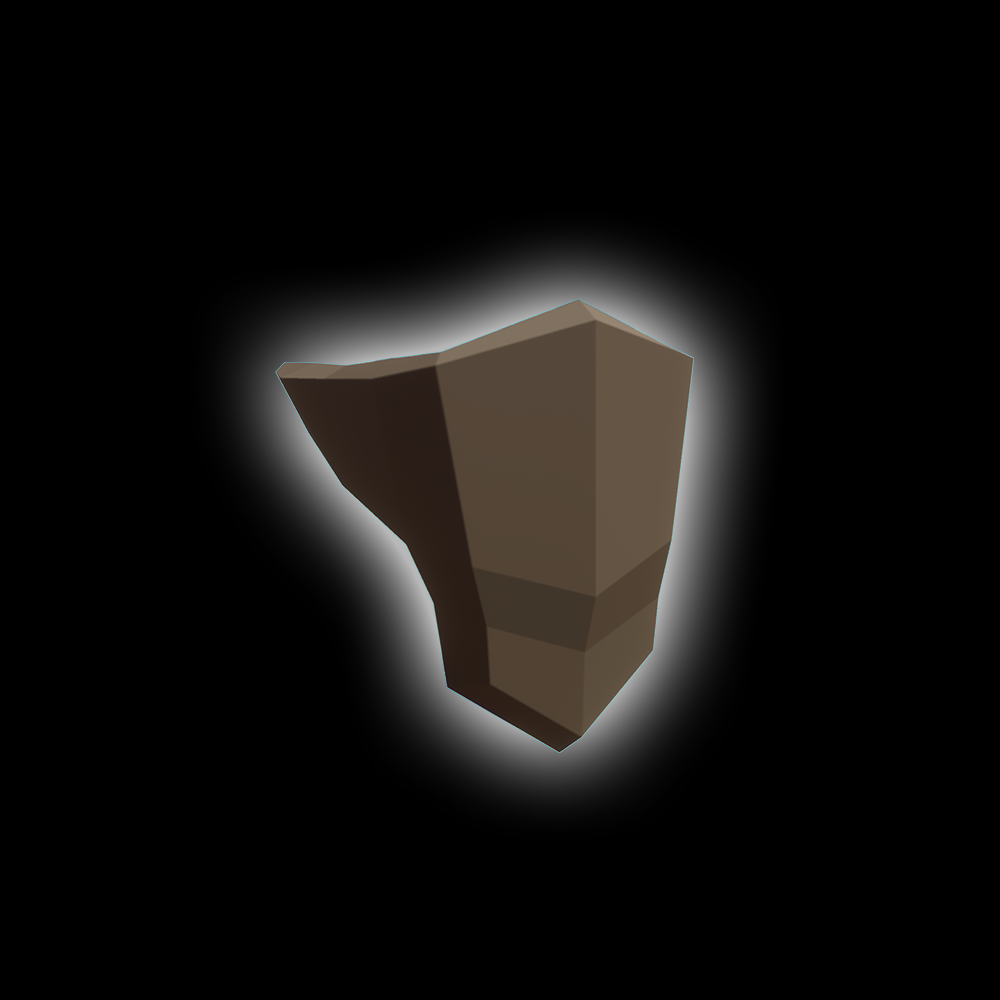
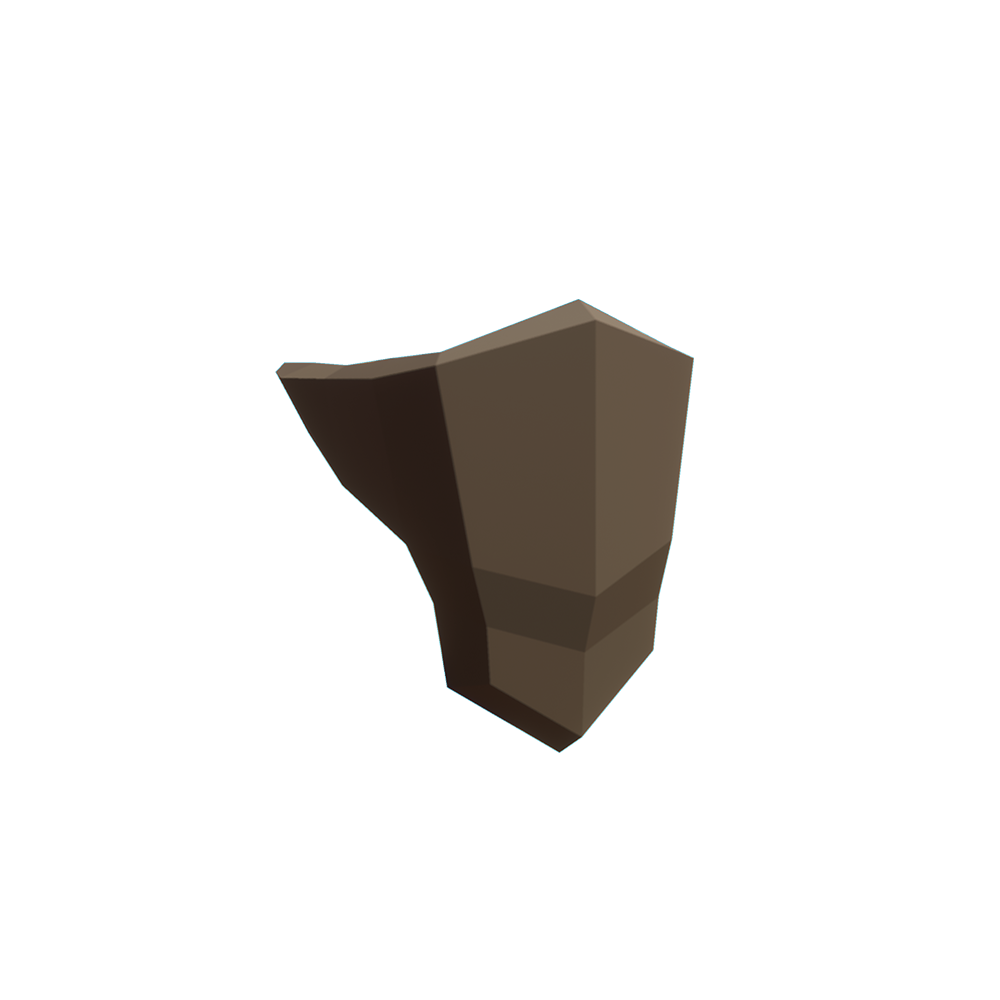
Layered file, before and after one edit (1000x1000). Changes by layer:
pixels changed over (0, 0, 1000, 1000) (layer not identified)
